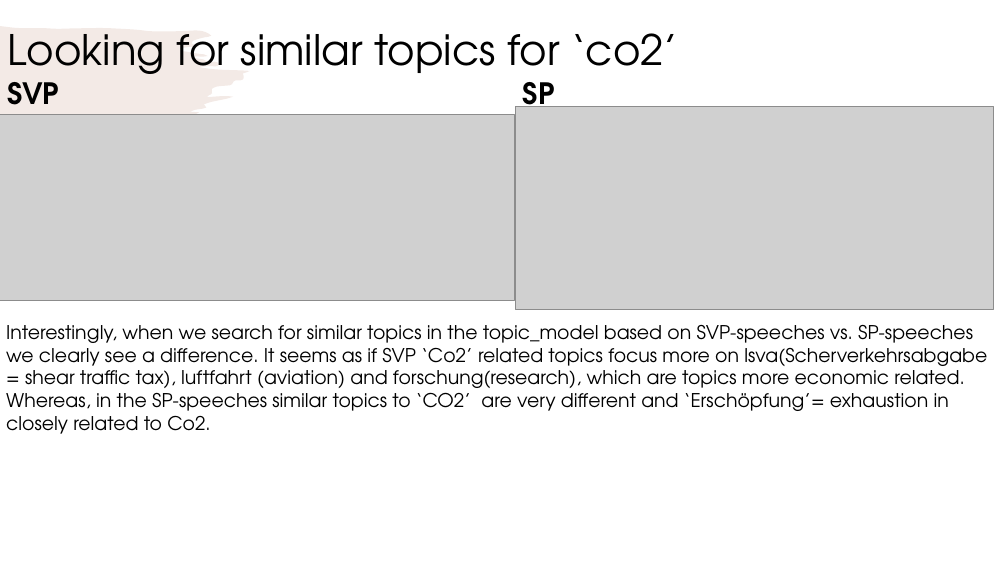
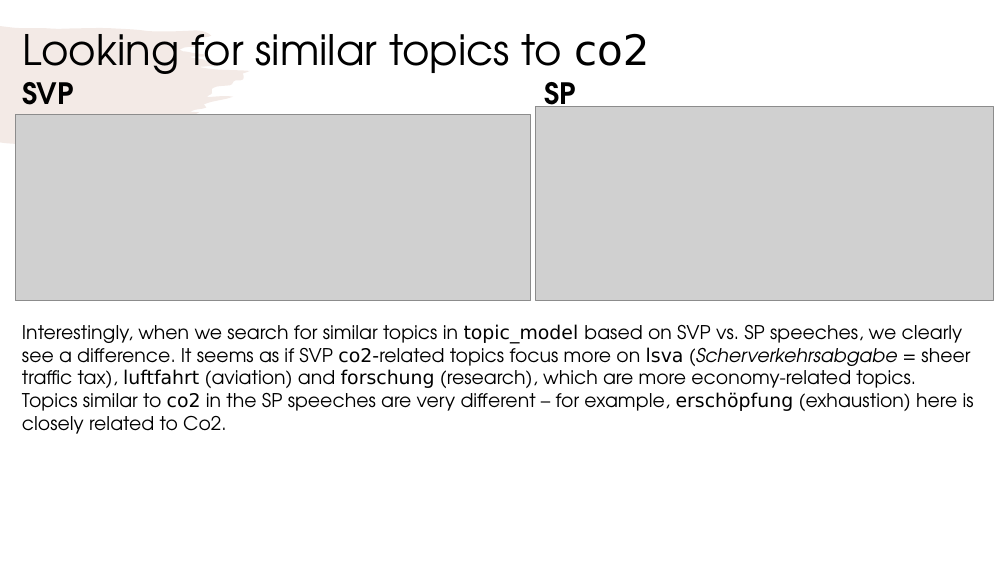
Before and after one commit to rfahrn/Exercise_3, a slide deck: slide 3 of Report – Key Findings.pptx. Drawn at 1008x567 pixels with LibreOffice and Linux fonts; fonts in the diff are those of the drawing; grey boxes stand for pictures. Boxes give left, top, right and bottom in pixels: in the first picture for what was removed or moved away, otherwise in the second. Text is boxed around its words. In the diff, an @@ line names an element or a change of style, - is before the commit and + after.

```diff
--- a/Report – Key Findings.pptx
+++ b/Report – Key Findings.pptx
@@ title at [22, 34, 649, 84]: text changed @@
-Looking for similar topics for ‘co2’
+Looking for similar topics to co2
@@ text "SVP": place and size @@
-text "SVP" at [8, 82, 60, 115]
+text "SVP" at [22, 82, 74, 115]
@@ text "SP": place and size @@
-text "SP" at [523, 72, 555, 107]
+text "SP" at [544, 72, 576, 107]
@@ picture: place and size @@
-picture at [0, 114, 514, 301]
+picture at [15, 114, 531, 301]
@@ picture: place and size @@
-picture at [516, 107, 994, 309]
+picture at [536, 107, 994, 301]
@@ text at [22, 324, 974, 434]: text changed @@
-Interestingly, when we search for similar topics in the topic_model based on SVP-speeches vs. SP-speeches we clearly see a difference. It seems as if SVP ‘Co2’ related topics focus more on lsva(Scherverkehrsabgabe = shear traffic tax), luftfahrt (aviation) and forschung(research), which are topics more economic related. Whereas, in the SP-speeches similar topics to ‘CO2’ are very different and ‘Erschöpfung’= exhaustion in closely related to Co2.
+Interestingly, when we search for similar topics in topic_model based on SVP vs. SP speeches, we clearly see a difference. It seems as if SVP co2-related topics focus more on lsva (Scherverkehrsabgabe = sheer traffic tax), luftfahrt (aviation) and forschung (research), which are more economy-related topics.
+Topics similar to co2 in the SP speeches are very different – for example, erschöpfung (exhaustion) here is closely related to Co2.
```
Also in this commit, not shown: 10 other slides changed, 1 other file.
